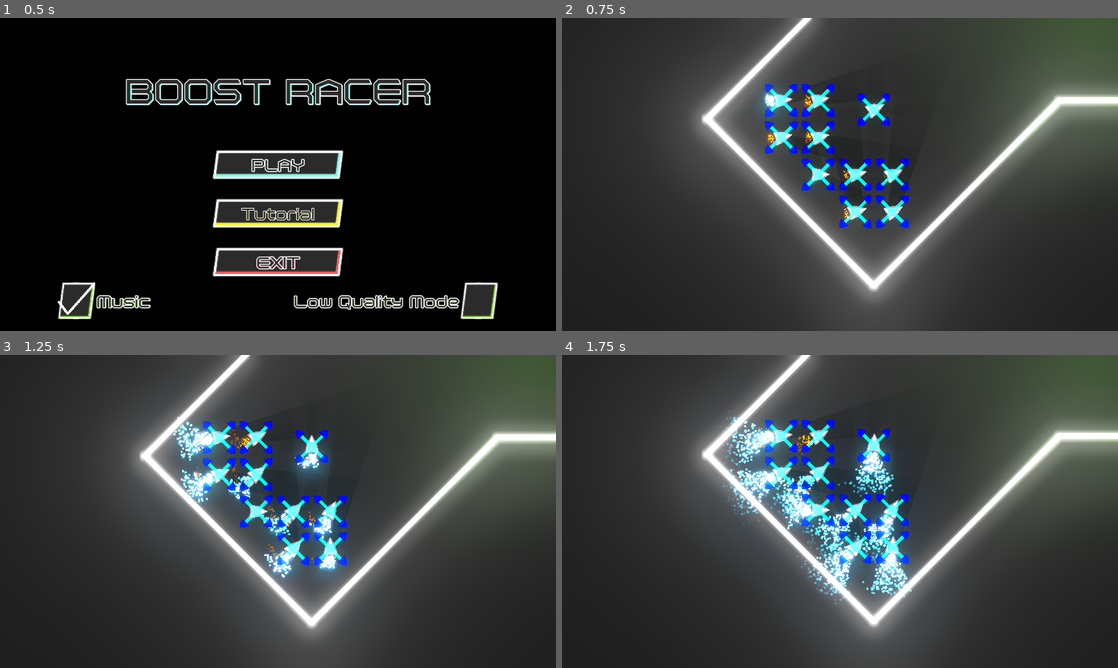
Above: before the commit, frames 1-4 (two rows, left to right).
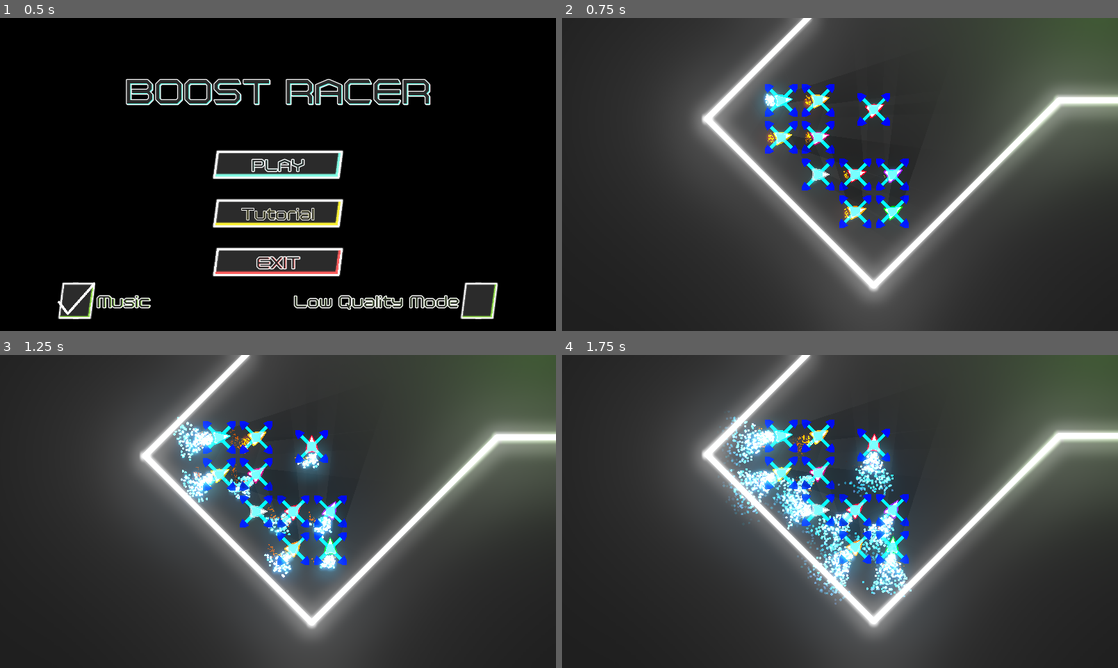
Above: after the commit, the same moments.

Repository: Insta-x/boost-racer
Game: Godot game, scene res://Src/UI/Menu.tscn
Two runs of this game, one before a commit and one after it. Both use one fixed random seed, a clock stepped at 60 frames per second and the inputs below.
Inputs:
- Up to frame 1 (0.5 s): no input
- Up to frame 2 (0.75 s): click "PLAY" at 0.5 s
- Up to frame 3 (1.25 s): no input
- Up to frame 4 (1.75 s): hold W (thrust) from 1.28 s (still down); hold Shift (boost) from 1.28 s (still down)

Frame 1 is identical in both runs. In frame 2, 0.3% of the frame differs, in the area x 38-62%, y 24-65%; in frame 3, 0.3%, in the area x 37-61%, y 24-65%; in frame 4, 0.3%.

Commit message:
enemy color

Diff:
--- a/Src/Lee/PathFinder.gd
+++ b/Src/Lee/PathFinder.gd
@@ -9,6 +9,16 @@
 var next := []
 var racers := []
 
+var colors := [
+	Color("#bc0b22"),
+	Color("#009900"),
+	Color("#831bf9"),
+	Color("#c16a00"),
+	Color("#9e0962"),
+	Color("#9e8b00"),
+	Color("#1adde0"),
+	Color("#ff991c")
+]
 
 func dist(a: Vector2, b: Vector2):
 	return pow(a.distance_to(b), 1)
@@ -93,7 +103,9 @@
 		if racer.get("guideID") == null: continue
 		racer.guideID = len(next)
 		racer.racer_id = racer.guideID + 1
+		racer.get_node("Polygon2D").color = colors[racer.guideID % len(colors)]
 		racers.append(racer)
+
 		# djikstra yg agk random :v
 		var vis := []
 		var queue := []
--- a/Src/Racer/EnemyRacer.tscn
+++ b/Src/Racer/EnemyRacer.tscn
@@ -5,6 +5,9 @@
 
 [node name="EnemyRacer" instance=ExtResource( 1 )]
 script = ExtResource( 2 )
+
+[node name="Polygon2D" parent="." index="0"]
+color = Color( 0.521569, 0.521569, 0.521569, 1 )
 
 [node name="Label" type="Label" parent="." index="4"]
 margin_left = -11.0
--- a/project.godot
+++ b/project.godot
@@ -19,11 +19,6 @@
 "language": "GDScript",
 "path": "res://Src/Racer/EnemyRacer.gd"
 }, {
-"base": "EditorVCSInterface",
-"class": "GitAPI",
-"language": "NativeScript",
-"path": "res://addons/godot-git-plugin/git_api.gdns"
-}, {
 "base": "Racer",
 "class": "PlayerRacer",
 "language": "GDScript",
@@ -37,7 +32,6 @@
 _global_script_class_icons={
 "AreaGuider": "",
 "EnemyRacer": "",
-"GitAPI": "",
 "PlayerRacer": "",
 "Racer": ""
 }
@@ -63,7 +57,7 @@
 
 [gdnative]
 
-singletons=[ "res://addons/godot-git-plugin/git_api.gdnlib" ]
+singletons=[  ]
 
 [global]
 
